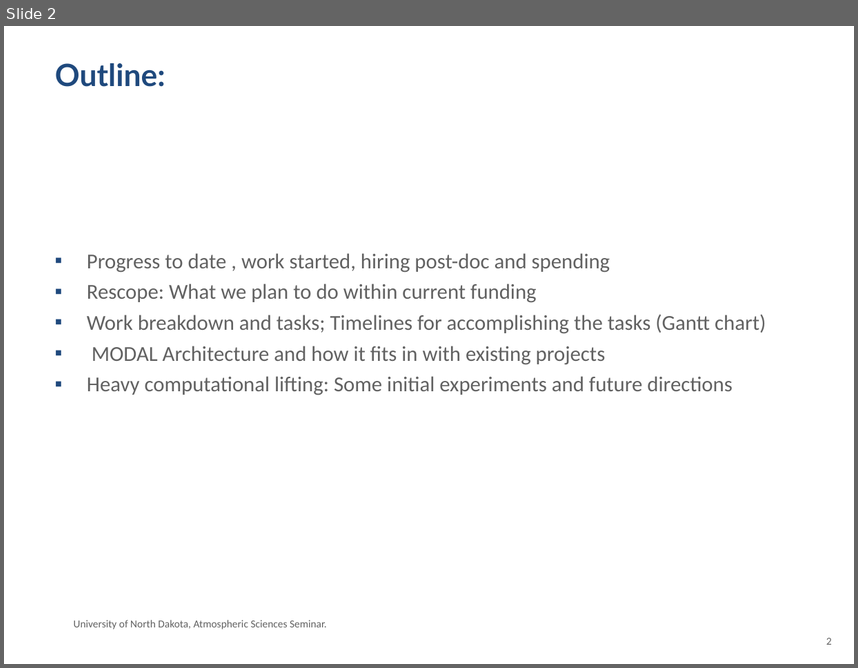
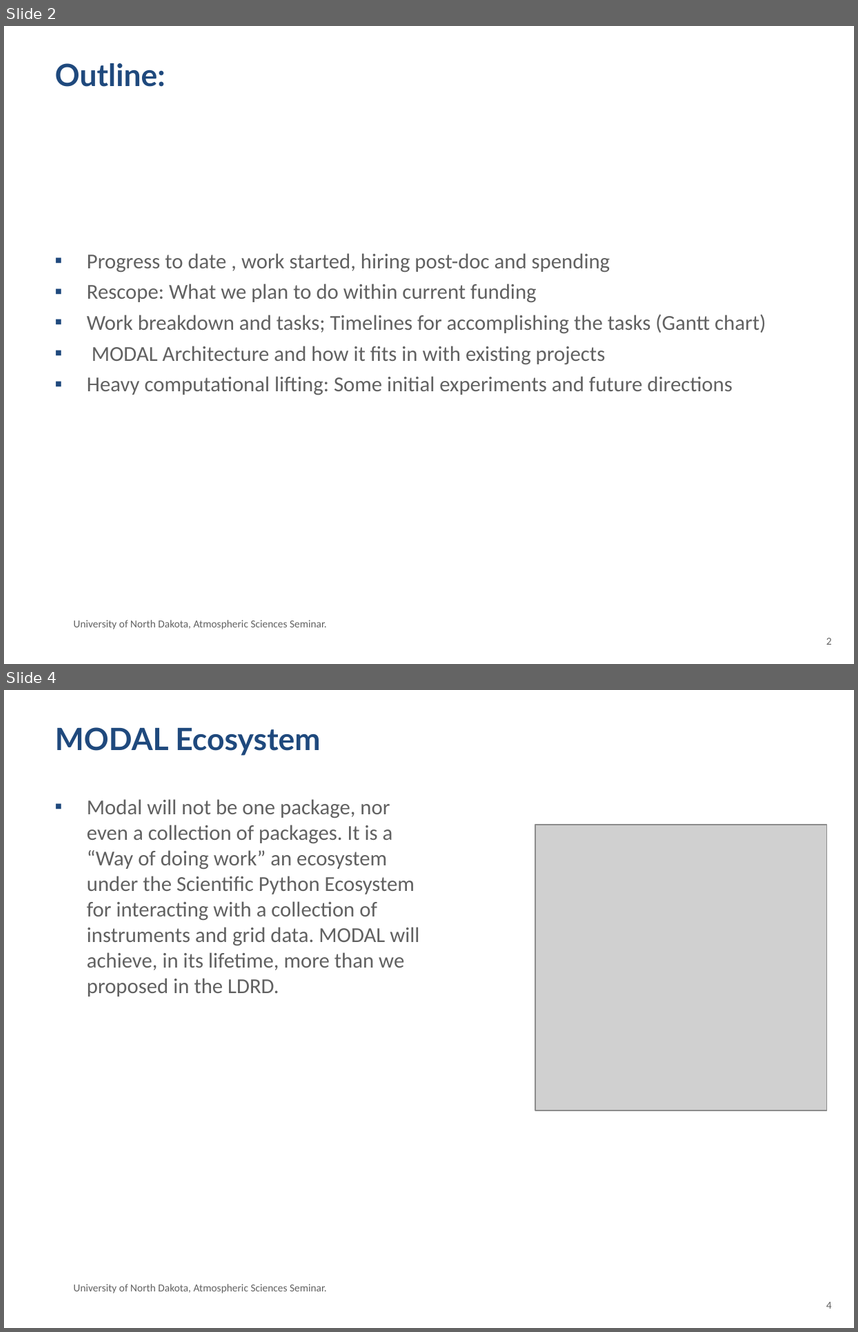
Before and after one commit to ANL-DIGR/Private_Notes, a slide deck: presentations/reviews/January_ANL_review.ppt. Shown one above the other, each under a label of ours: slide 2 before the commit, slides 2 and 4 after it; the slides between them are not shown. The pictures are 858x668 and 858x1332 pixels, drawn with LibreOffice and Linux fonts; fonts in the diff are those of the drawing; grey boxes stand for pictures; background and template pictures are left out. Boxes give left, top, right and bottom in pixels: in the first picture for what was removed or moved away, otherwise in the second. Text is boxed around its words. In the diff, an @@ line names an element or a change of style, - is before the commit and + after.

```diff
--- a/presentations/reviews/January_ANL_review.ppt
+++ b/presentations/reviews/January_ANL_review.ppt
@@ slide 4 added at (x1=4, y1=690, x2=854, y2=1328), background #FFFFFF @@
@@ title added at (x1=55, y1=727, x2=320, y2=756), 26 pt, text #1F497D, bold @@
+MODAL Ecosystem
@@ text added at (x1=87, y1=799, x2=419, y2=996), 18 pt, text #616161 @@
+▪ Modal will not be one package, nor even a collection of packages. It is a “Way of doing work” an ecosystem under the Scientific Python Ecosystem for interacting with a collection of instruments and grid data. MODAL will achieve, in its lifetime, more than we proposed in the LDRD.
@@ picture added at (x1=535, y1=825, x2=827, y2=1110) @@
@@ text added at (x1=74, y1=1283, x2=327, y2=1293), 9 pt, text #616161 @@
+University of North Dakota, Atmospheric Sciences Seminar.
@@ page number added at (x1=826, y1=1301, x2=832, y2=1308), 9 pt, text #616161 @@
+4
```
Also in this commit, not shown: 1 slide changed, 3 other slides added, 2 other files.
